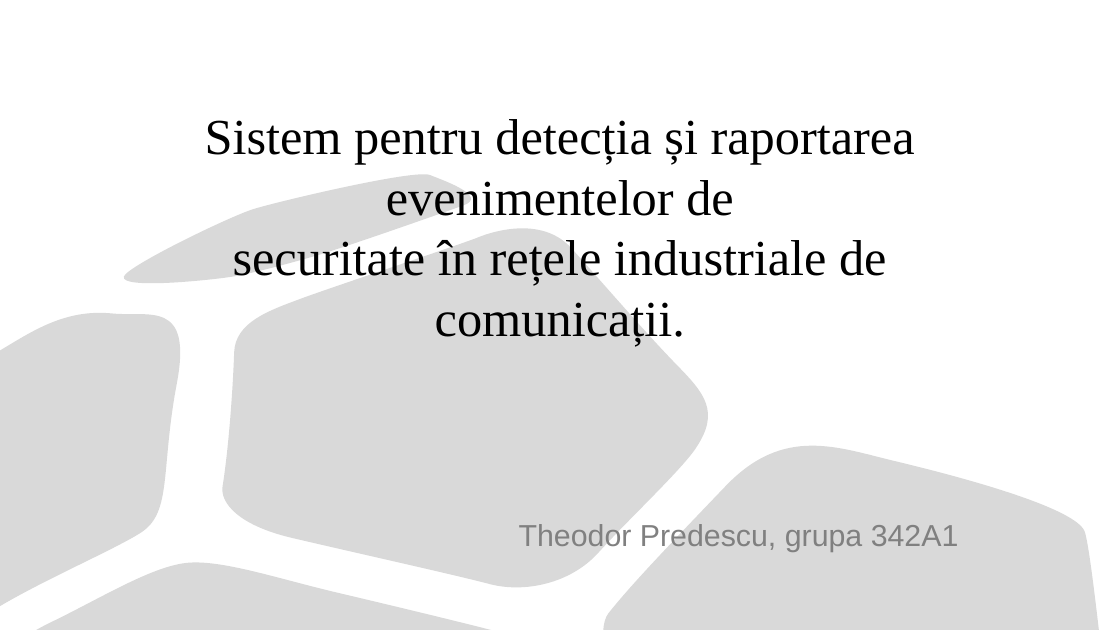
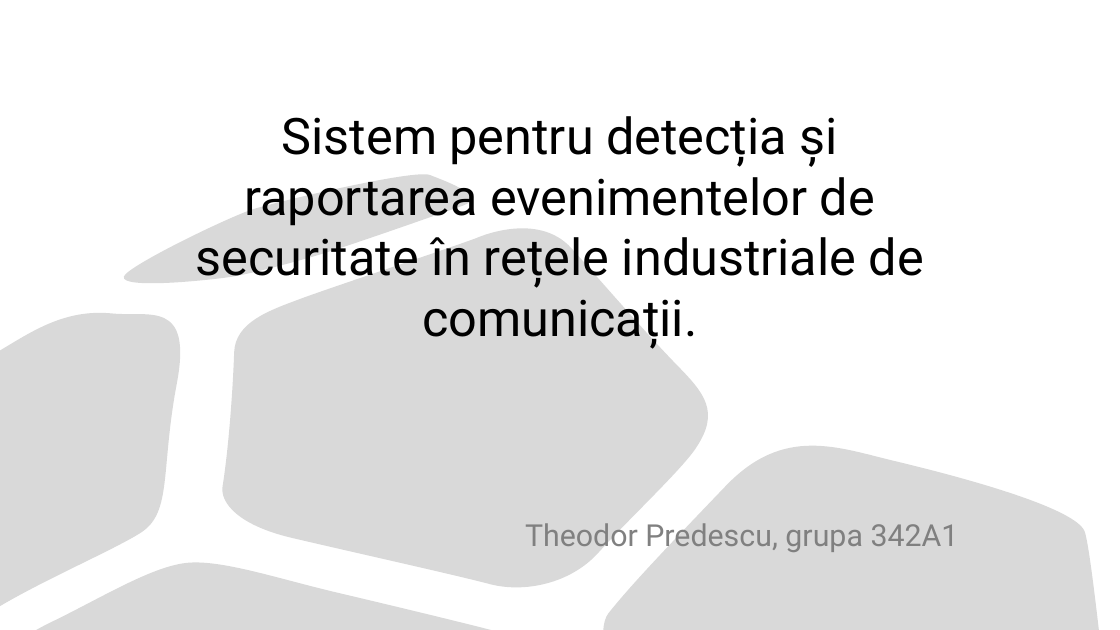
Before and after one commit to TheodorPredescu/Intrusion-Detection-and-Prevention-System, a slide deck: slide 1 of document/prezentare_scss.pptx. Drawn at 1120x630 pixels with LibreOffice and Linux fonts; fonts in the diff are those of the drawing. Boxes give left, top, right and bottom in pixels: in the first picture for what was removed or moved away, otherwise in the second. Text is boxed around its words. In the diff, an @@ line names an element or a change of style, - is before the commit and + after.

```diff
--- a/document/prezentare_scss.pptx
+++ b/document/prezentare_scss.pptx
@@ title "Sistem pentru detecția și raportarea ..." at box(196, 116, 924, 347): font Times New Roman to Roboto @@
@@ subtitle "Theodor Predescu, grupa 342A1" at box(525, 523, 959, 552): font Arial to Roboto @@
```
Also in this commit, not shown: 2 other slides changed, 2 slides added, 2 slides removed.
